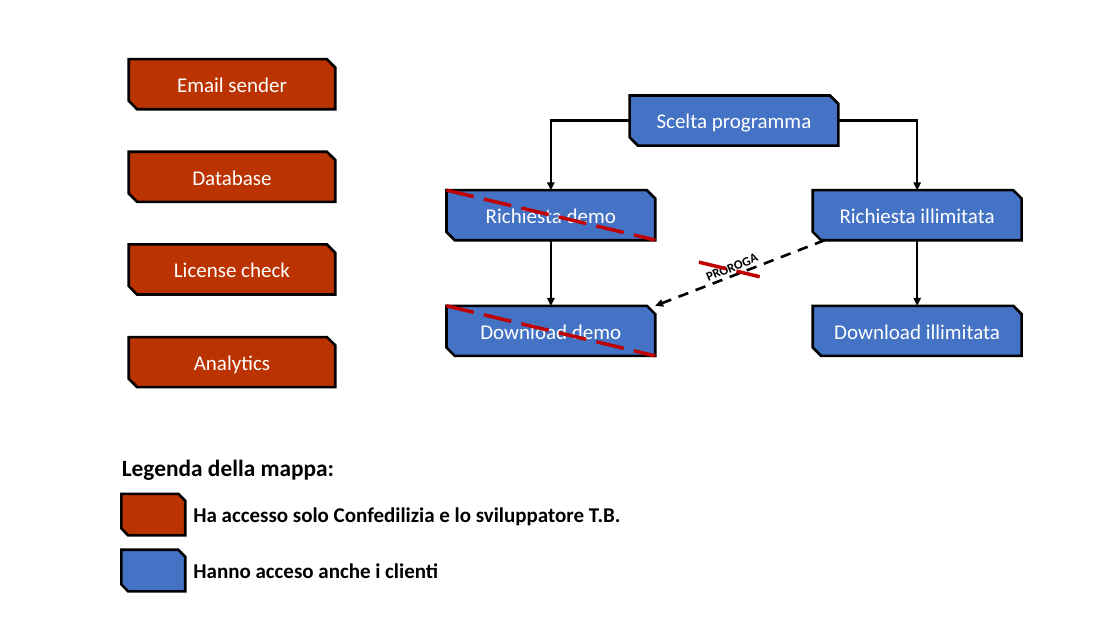
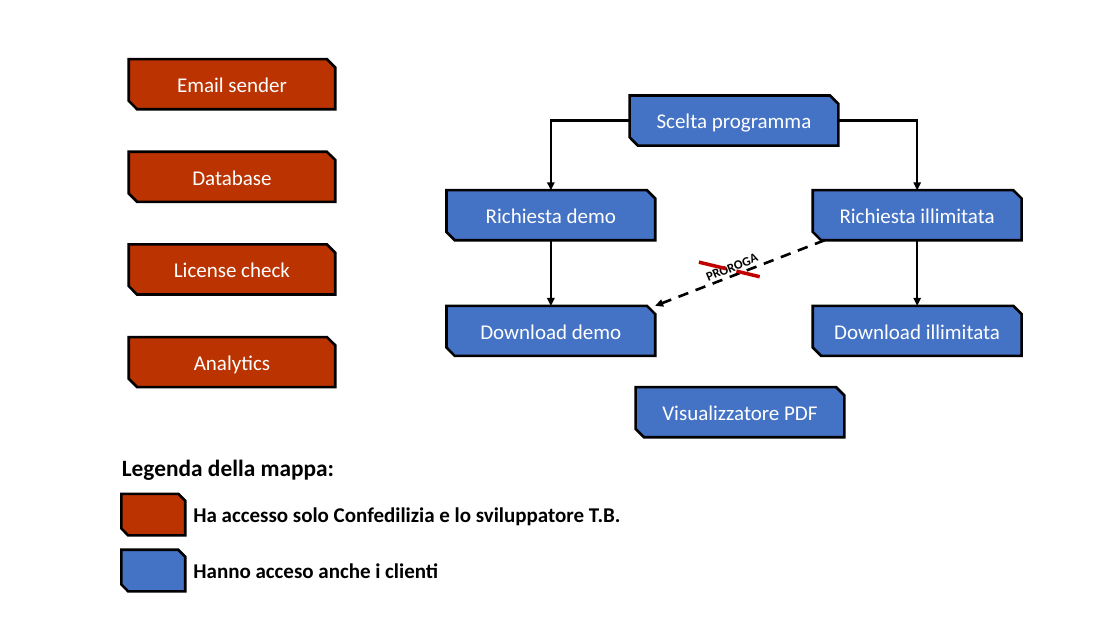
Before and after one commit to Bocchio01/Website_Confedilizia, a slide deck: slide 1 of assets/img/Schema_logico_sito.pptx. Drawn at 1120x630 pixels with LibreOffice and Linux fonts; fonts in the diff are those of the drawing. Boxes give left, top, right and bottom in pixels: in the first picture for what was removed or moved away, otherwise in the second. Text is boxed around its words. In the diff, an @@ line names an element or a change of style, - is before the commit and + after.

```diff
--- a/assets/img/Schema_logico_sito.pptx
+++ b/assets/img/Schema_logico_sito.pptx
@@ line removed from (446, 190) to (655, 240) @@
@@ line removed from (446, 306) to (655, 356) @@
@@ snip diag rect added at box(636, 387, 845, 438), fill #4472C4, outline #000000 2.25 pt, 18 pt, text #FFFFFF @@
+Visualizzatore PDF
```
Also in this commit, not shown: 18 other files.
